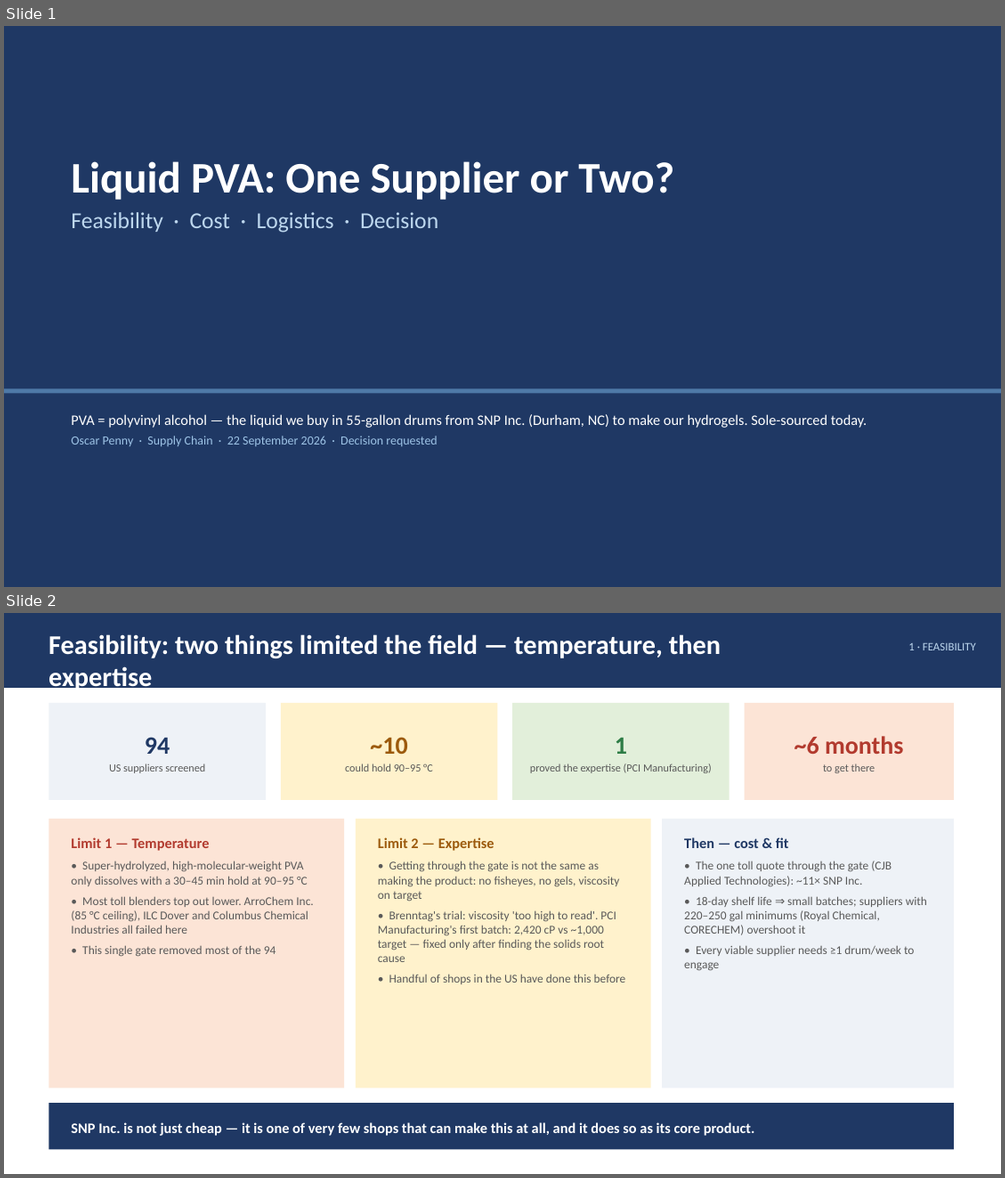
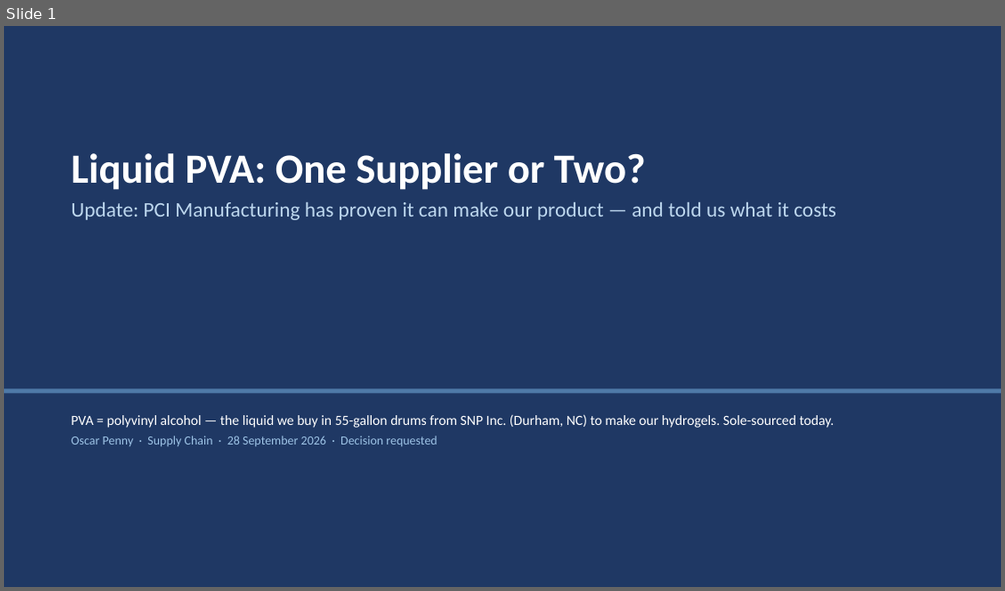
Before and after one commit to naviero1/Claude-Works, a slide deck: PVA second supplier initiative/PVA_Second_Supplier_Leadership_Deck.pptx. Shown one above the other, each under a label of ours: slides 1 and 2 before the commit, slide 1 after it. The pictures are 1005x1178 and 1005x591 pixels, drawn with LibreOffice and Linux fonts; fonts in the diff are those of the drawing. Boxes give left, top, right and bottom in pixels: in the first picture for what was removed or moved away, otherwise in the second. Text is boxed around its words. In the diff, an @@ line names an element or a change of style, - is before the commit and + after.

```diff
--- a/PVA second supplier initiative/PVA_Second_Supplier_Leadership_Deck.pptx
+++ b/PVA second supplier initiative/PVA_Second_Supplier_Leadership_Deck.pptx
@@ slide 2 removed at (4, 613, 1001, 1174), background #FFFFFF @@
@@ rectangle removed at (4, 613, 1001, 688) @@
@@ text removed at (48, 634, 720, 693) @@
-Feasibility: two things limited the field — temperature, then expertise
@@ text removed at (908, 642, 976, 650) @@
-1 · FEASIBILITY
@@ rectangle removed at (48, 703, 266, 800) @@
@@ rectangle removed at (281, 703, 498, 800) @@
@@ rectangle removed at (512, 703, 729, 800) @@
@@ rectangle removed at (744, 703, 954, 800) @@
@@ text removed at (109, 737, 205, 773) @@
-94
-US suppliers screened
@@ text removed at (345, 737, 433, 771) @@
-~10
-could hold 90–95 °C
@@ text removed at (530, 738, 712, 773) @@
-1
-proved the expertise (PCI Manufacturing)
@@ text removed at (794, 736, 903, 773) @@
-~6 months
-to get there
@@ rectangle removed at (48, 819, 344, 1088) @@
@@ rectangle removed at (356, 819, 651, 1088) @@
@@ rectangle removed at (662, 819, 954, 1088) @@
@@ text removed at (71, 837, 313, 957) @@
-Limit 1 — Temperature
-• Super-hydrolyzed, high-molecular-weight PVA only dissolves with a 30–45 min hold at 90–95 °C
-• Most toll blenders top out lower. ArroChem Inc. (85 °C ceiling), ILC Dover and Columbus Chemical Industries all failed here
-• This single gate removed most of the 94
@@ text removed at (378, 837, 626, 984) @@
-Limit 2 — Expertise
-• Getting through the gate is not the same as making the product: no fisheyes, no gels, viscosity on target
-• Brenntag's trial: viscosity 'too high to read'. PCI Manufacturing's first batch: 2,420 cP vs ~1,000 target — fixed only after finding the solids root cause
-• Handful of shops in the US have done this before
@@ text removed at (684, 837, 927, 971) @@
-Then — cost & fit
-• The one toll quote through the gate (CJB Applied Technologies): ~11× SNP Inc.
-• 18-day shelf life ⇒ small batches; suppliers with 220–250 gal minimums (Royal Chemical, CORECHEM) overshoot it
-• Every viable supplier needs ≥1 drum/week to engage
@@ rectangle removed at (48, 1103, 954, 1149) @@
@@ text removed at (71, 1122, 755, 1135) @@
-SNP Inc. is not just cheap — it is one of very few shops that can make this at all, and it does so as its core product.
@@ slide 1 changed as well @@
@@ text "Liquid PVA: One Supplier or ...": place and size @@
-text "Liquid PVA: One Supplier or ..." at (71, 161, 674, 232)
+text "Liquid PVA: One Supplier or ..." at (71, 153, 836, 220)
@@ text at (71, 153, 646, 190): size 42 to 40 pt in "Liquid PVA: One Supplier or Two?" @@
@@ text at (71, 202, 836, 220): text changed; size 22 to 20 pt @@
-Feasibility · Cost · Logistics · Decision
+Update: PCI Manufacturing has proven it can make our product — and told us what it costs
@@ text at (71, 414, 834, 427): size 14 to 13.5 pt in "PVA = polyvinyl alcohol — the liquid ..." @@
@@ text at (71, 435, 437, 446): text changed @@
-Oscar Penny · Supply Chain · 22 September 2026 · Decision requested
+Oscar Penny · Supply Chain · 28 September 2026 · Decision requested
```
Also in this commit, not shown: 5 other slides changed, 5 slides added, 2 other slides removed, 5 other files.
